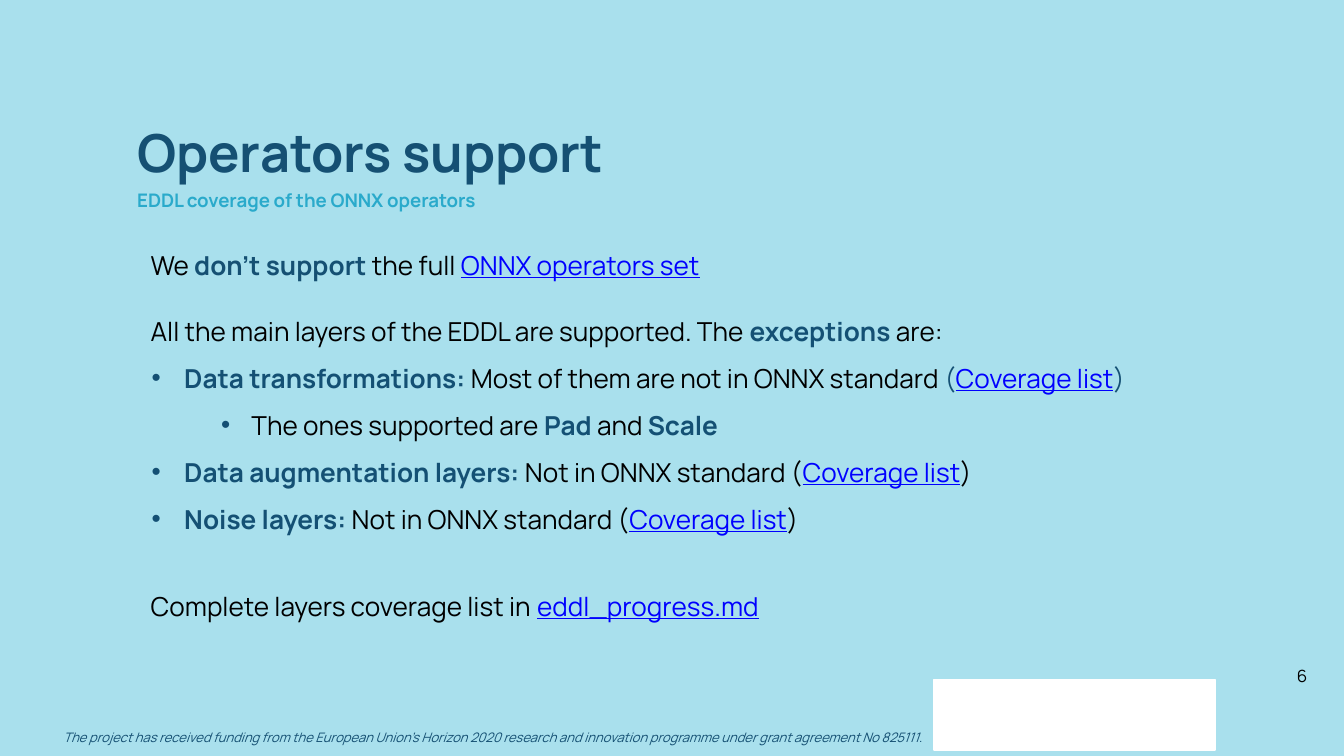
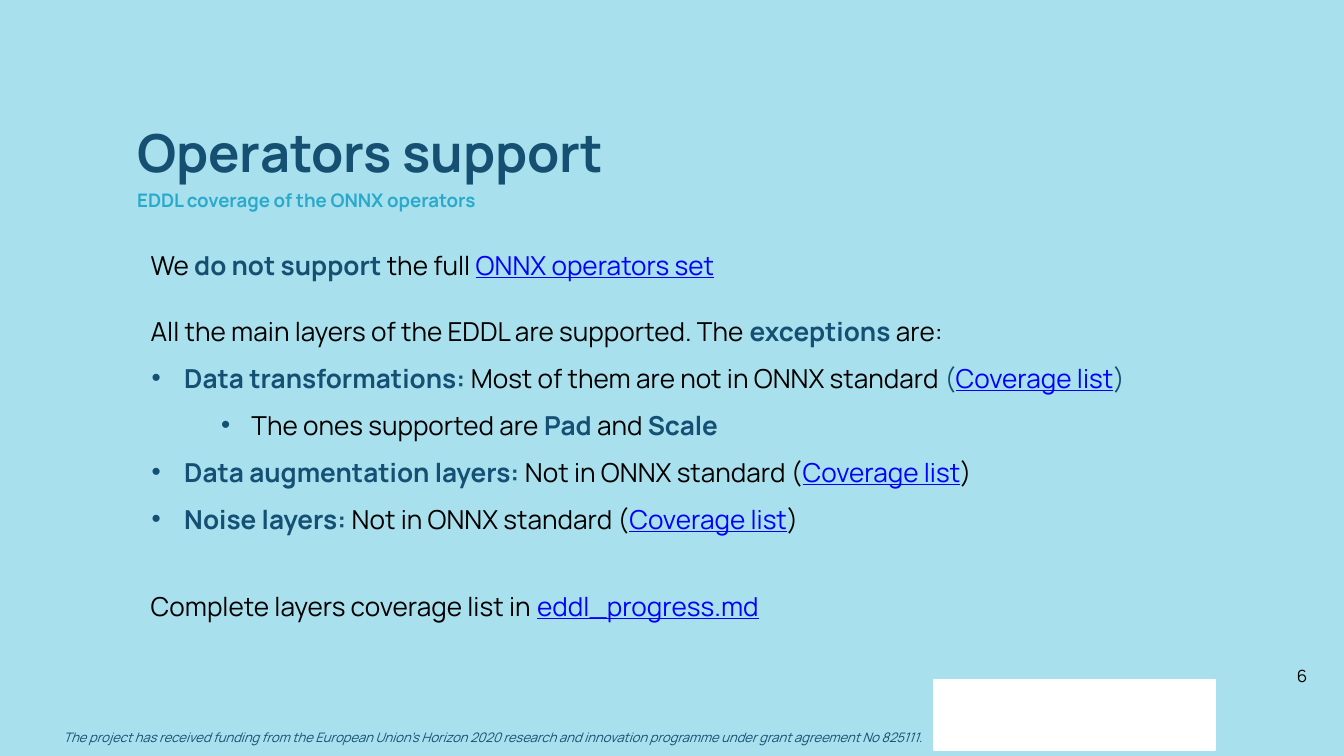
Before and after one commit to deephealthproject/winter-school, a slide deck: slide 6 of lab/00_ecvl_eddl_environment/ONNX_in_EDDL.pptx. Drawn at 1344x756 pixels with LibreOffice and Linux fonts; fonts in the diff are those of the drawing; background and template pictures are left out. Boxes give left, top, right and bottom in pixels: in the first picture for what was removed or moved away, otherwise in the second. Text is boxed around its words. In the diff, an @@ line names an element or a change of style, - is before the commit and + after.

Commit message:
Updated ONNX_in_EDDL slides

```diff
--- a/lab/00_ecvl_eddl_environment/ONNX_in_EDDL.pptx
+++ b/lab/00_ecvl_eddl_environment/ONNX_in_EDDL.pptx
@@ text at [151, 255, 714, 282]: text changed @@
-We don’t support the full ONNX operators set
+We do not support the full ONNX operators set
```
Also in this commit, not shown: 7 other slides changed, 1 other file.
